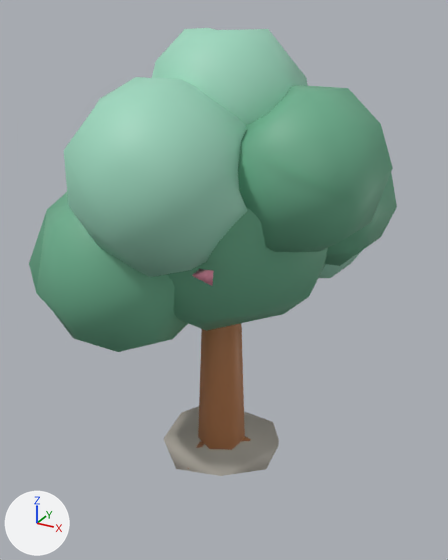
The glTF model public/models/lod2/tree_big.glb: old version first, new version second.
Before and after are seen from a 50 mm lens placed at (3.81, -6.85, 6.23), pointed at (0.02, 0.05, 2.78). Arrows for +X, +Y and +Z are at lower left; the lights stay in place. The older version comes first. Vertices at exactly the same position are counted once.

The first picture shows 'tree_big'.
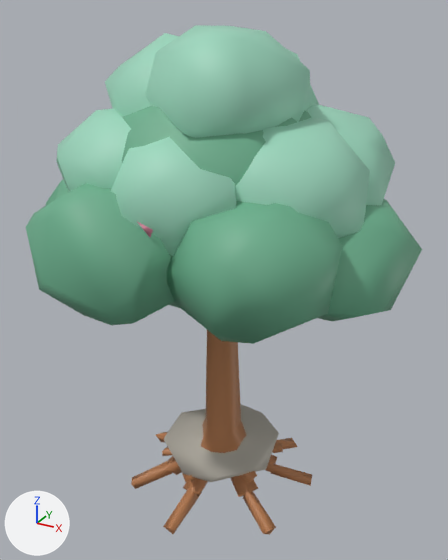
Boxes (x1, y1, x2, y2) around the edits, measured in the pictures (448 x 560 px):
'tree_big', reshaped, moved, rescaled (8% wider, 14% taller)
    before: (29, 28, 397, 476)
    after: (26, 25, 422, 535)
part 1 of me_tree_big_006, rebuilt
    before: (167, 207, 328, 331)
    after: (122, 106, 311, 308)
part 2 of me_tree_big_006, rebuilt
    before: (29, 192, 188, 352)
    after: (26, 183, 175, 325)
part 3 of me_tree_big_006, rebuilt
    before: (152, 28, 308, 126)
    after: (146, 25, 311, 138)
part 4 of me_tree_big_006, rebuilt
    before: (64, 77, 247, 277)
    after: (111, 137, 236, 256)
part 5 of me_tree_big_006, rebuilt (not visible afterwards)
    before: (319, 251, 362, 278)
part 6 of me_tree_big_006, rebuilt
    before: (238, 85, 393, 252)
    after: (235, 117, 370, 238)
part 7 of me_tree_big_006, rebuilt
    before: (325, 173, 397, 266)
    after: (307, 103, 395, 205)
part 8 of me_tree_big_006, rebuilt (not visible before)
    after: (46, 179, 68, 205)
part 9 of me_tree_big_006, rebuilt
    before: (198, 323, 245, 450)
    after: (201, 330, 246, 453)
part 10 of me_tree_big_006, deleted (mostly hidden)
    before: (188, 269, 251, 469)
part 11 of me_tree_big_006, built on (green)
    after: (56, 33, 422, 344)
part 12 of me_tree_big_006, built on
    before: (164, 406, 279, 476)
    after: (131, 404, 312, 535)

Patch to the scene script:
```diff
--- a/public/models/lod2/tree_big.glb.py
+++ b/public/models/lod2/tree_big.glb.py
@@ me_tree_big_006 @@
 # used by ob_tree_big; location = (0.03, -0.02, 3.02); scale = (2.99, 2.99, 2.99)
-me_tree_big_006.from_pydata(...)  # 379 vertices, 682 faces; spans x -0.74..0.74, y -0.78..0.78, z -1.0..1.0
+me_tree_big_006.from_pydata(...)  # 692 vertices, 1177 faces; spans x -0.77..0.77, y -0.71..0.71, z -1.0..1.0
+# me_tree_big_006 part 1: the loose piece of 52 vertices spanning x -0.57..0.55, y -0.55..0.55, z -0.26..0.86 is rebuilt with 53 vertices and now spans x -0.48..0.54, y -0.46..0.48, z -0.1..0.92
+# me_tree_big_006 part 2: the loose piece of 40 vertices spanning x -0.65..0.09, y -0.72..0.04, z -0.3..0.45 is rebuilt with 31 vertices and now spans x -0.49..0.16, y -0.71..-0.04, z 0.0..0.54
+# me_tree_big_006 part 3: the loose piece of 35 vertices spanning x -0.29..0.38, y -0.38..0.28, z 0.37..1.0 is rebuilt with 24 vertices and now spans x -0.2..0.38, y -0.37..0.2, z 0.54..1.0
+# me_tree_big_006 part 4: the loose piece of 35 vertices spanning x -0.35..0.35, y -0.78..-0.1, z 0.15..0.85 is rebuilt with 25 vertices and now spans x -0.27..0.3, y -0.58..-0.01, z 0.22..0.69
+# me_tree_big_006 part 5: the loose piece of 32 vertices spanning x -0.1..0.59, y 0.05..0.71, z -0.14..0.54 is rebuilt with 29 vertices and now spans x -0.1..0.53, y 0.08..0.71, z -0.05..0.45
+# me_tree_big_006 part 6: the loose piece of 30 vertices spanning x 0.1..0.74, y -0.46..0.16, z 0.19..0.81 is rebuilt with 28 vertices and now spans x 0.0..0.62, y -0.38..0.26, z 0.23..0.7
+# me_tree_big_006 part 7: the loose piece of 30 vertices spanning x 0.11..0.69, y -0.15..0.44, z 0.08..0.64 is rebuilt with 33 vertices and now spans x -0.08..0.64, y -0.19..0.51, z 0.19..0.75
+# me_tree_big_006 part 8: the loose piece of 26 vertices spanning x -0.74..-0.16, y -0.28..0.3, z -0.22..0.32 is rebuilt with 33 vertices and now spans x -0.77..-0.09, y -0.42..0.3, z -0.09..0.49
+# me_tree_big_006 part 9: the loose piece of 10 vertices spanning x -0.11..0.11, y -0.12..0.1, z -0.99..-0.12 is rebuilt with 17 vertices and now spans x -0.13..0.16, y -0.13..0.15, z -0.82..-0.07
+# me_tree_big_006 part 10: 8 loose pieces with 42 vertices, spanning x -0.57..0.61, y -0.58..0.63, z -1.0..0.56, are deleted
+# me_tree_big_006 part 11: 36 vertices removed from x -0.46..0.19, y 0.11..0.78, z -0.3..0.37; 275 vertices added at x -0.56..0.77, y -0.6..0.62, z -0.21..0.97
+# me_tree_big_006 part 12: 11 vertices removed from x -0.3..0.28, y -0.28..0.31, z -1.0..-0.96; 144 vertices added at x -0.41..0.42, y -0.42..0.4, z -1.0..-0.75
 me_tree_big_006.materials.append(mat_toy)
@@ ob_tree_big @@
 ob_tree_big = bpy.data.objects.new('tree_big', me_tree_big_006)
-ob_tree_big.location = (0.03, -0.02, 3.02)
-ob_tree_big.scale = (2.99, 2.99, 2.99)
+ob_tree_big.location = (-0.05, -0.03, 2.7)
+ob_tree_big.scale = (3.34, 3.34, 3.34)
```
